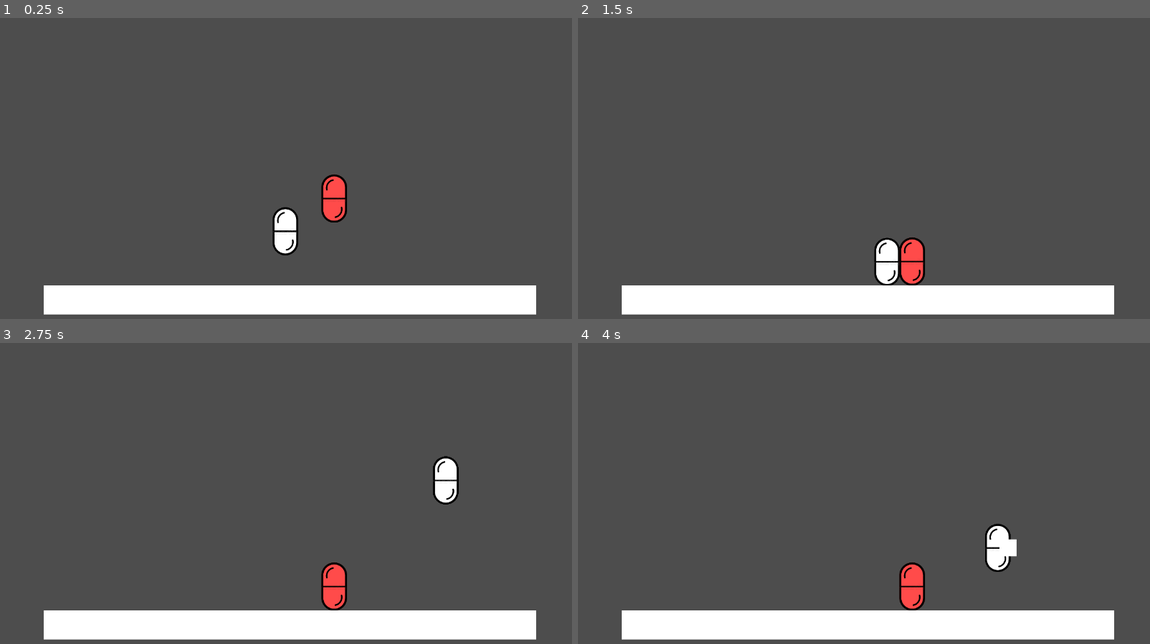
Above: before the commit, frames 1-4 (two rows, left to right).
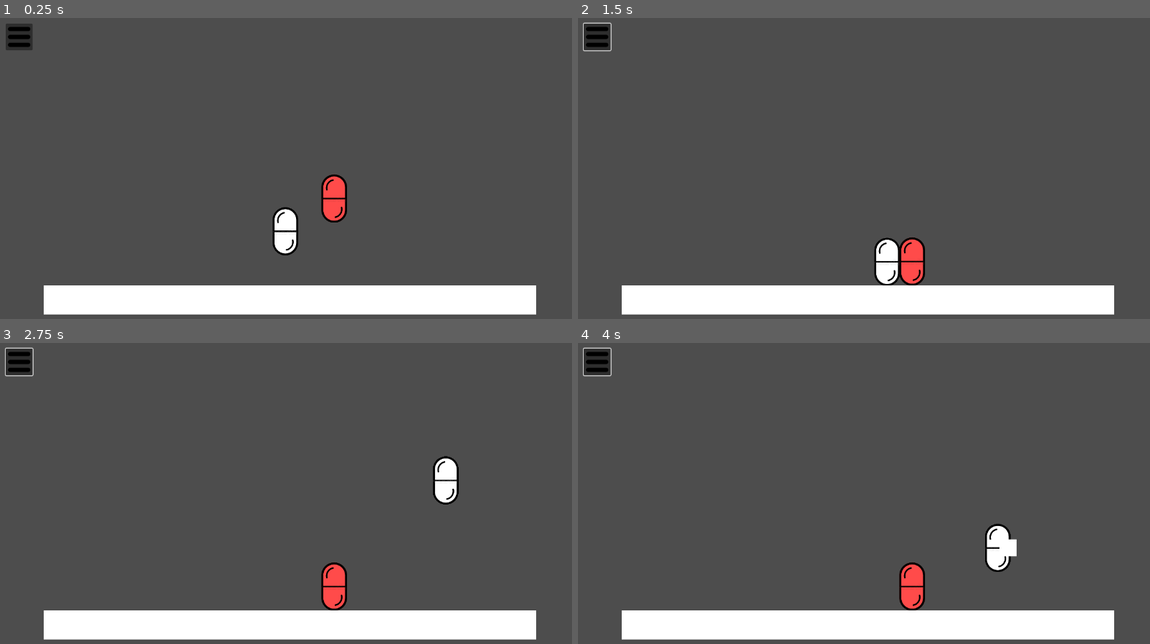
Above: after the commit, the same moments.

Repository: Rivmo/Super-Smash-Guys
Game: Godot game, scene res://scenes/placeholder_arena.tscn
Same seed, same stepped clock (60 frames per second), same inputs: the game is played once before the commit and once after it. This scene is started directly instead of the project's main scene.
Inputs (mouse positions are in pixels of both pictures, inside the frame that each line leads up to):
- Up to frame 1 (0.25 s): no input
- Up to frame 2 (1.5 s): click (595, 36) at 0.52 s; tap Enter at 1.25 s; move the mouse to (989, 162) at 1.27 s; hold Right (Right) from 1.28 s (still down); tap O (Attack) at 1.35 s; click (989, 162) at 1.42 s
- Up to frame 3 (2.75 s): keep holding Right (Right); tap Up (Jump) at 1.52, 2.27 s; move the mouse to (171, 520) at 2.02 s; tap Alt at 2.1 s
- Up to frame 4 (4 s): move the mouse to (921, 433) at 2.77 s; release Right (Right) at 2.78 s; hold Left (Left) 2.78-3.53 s; tap Shift at 2.85 s; move the mouse to (835, 568) at 3.52 s; hold Right (Right) from 3.53 s (still down); tap O (Attack) at 3.6 s; click (835, 568) at 3.67 s; tap Up (Jump) at 3.77 s

The runs differ from the first frame. In frame 1, 0.4% of the frame differs, in the area x 1-6%, y 1-11%; in frame 2, 0.5%, in the area x 0-6%, y 1-12%; in frame 3, 0.5%; in frame 4, 0.5%.

Commit message:
beddy bye time push
pushing random things i added before i get off so others can access it

Diff:
--- a/scenes/Multiplayer_select_screen.tscn
+++ b/scenes/Multiplayer_select_screen.tscn
@@ -94,4 +94,5 @@
 text = "Exit"
 
 [connection signal="pressed" from="VBoxContainer/Join" to="join_text_box" method="_on_join_pressed"]
+[connection signal="text_submitted" from="join_text_box" to="join_text_box" method="_on_text_submitted"]
 [connection signal="pressed" from="Exit_Multiplayer" to="." method="_on_exit_multiplayer_pressed"]
--- a/scenes/placeholder_arena.tscn
+++ b/scenes/placeholder_arena.tscn
@@ -3,6 +3,7 @@
 [ext_resource type="Script" uid="uid://c74aoimcssv2o" path="res://scripts/placeholder_arena.gd" id="1_b24y5"]
 [ext_resource type="PackedScene" uid="uid://b0x3345qebl54" path="res://scenes/player_character.tscn" id="1_hunim"]
 [ext_resource type="PackedScene" uid="uid://cff2uoaxsga1o" path="res://scenes/Dummy.tscn" id="3_kadwe"]
+[ext_resource type="Texture2D" uid="uid://bvsp47waemsrw" path="res://images/svg_icon_3_bars.png" id="4_4khq4"]
 
 [sub_resource type="QuadMesh" id="QuadMesh_hunim"]
 
@@ -31,4 +32,25 @@
 [node name="Dummy" parent="." unique_id=1693198927 instance=ExtResource("3_kadwe")]
 position = Vector2(749, 377)
 
+[node name="Control" type="Control" parent="." unique_id=391749387]
+layout_mode = 3
+anchors_preset = 0
+offset_top = 1.0
+offset_right = 1280.0
+offset_bottom = 720.0
+
+[node name="Button" type="Button" parent="Control" unique_id=87249368]
+layout_mode = 1
+anchors_preset = -1
+anchor_left = 0.11400001
+anchor_top = 0.12900001
+anchor_right = 0.11400001
+anchor_bottom = 0.12900001
+offset_left = -129.92001
+offset_top = -79.75101
+offset_right = -69.92001
+offset_bottom = -19.751007
+theme_override_icons/icon = ExtResource("4_4khq4")
+icon_alignment = 1
+
 [connection signal="Attack" from="Player" to="." method="_on_character_attack"]
--- a/scripts/join_text_box.gd
+++ b/scripts/join_text_box.gd
@@ -6,3 +6,6 @@
 
 func _on_join_pressed() -> void:
 	visible = true
+
+func _on_text_submitted(text: String) -> void:
+	print(text)
Binary file added: images/svg_icon_3_bars.png
Not shown, added: images/svg_icon_3_bars.png.import
